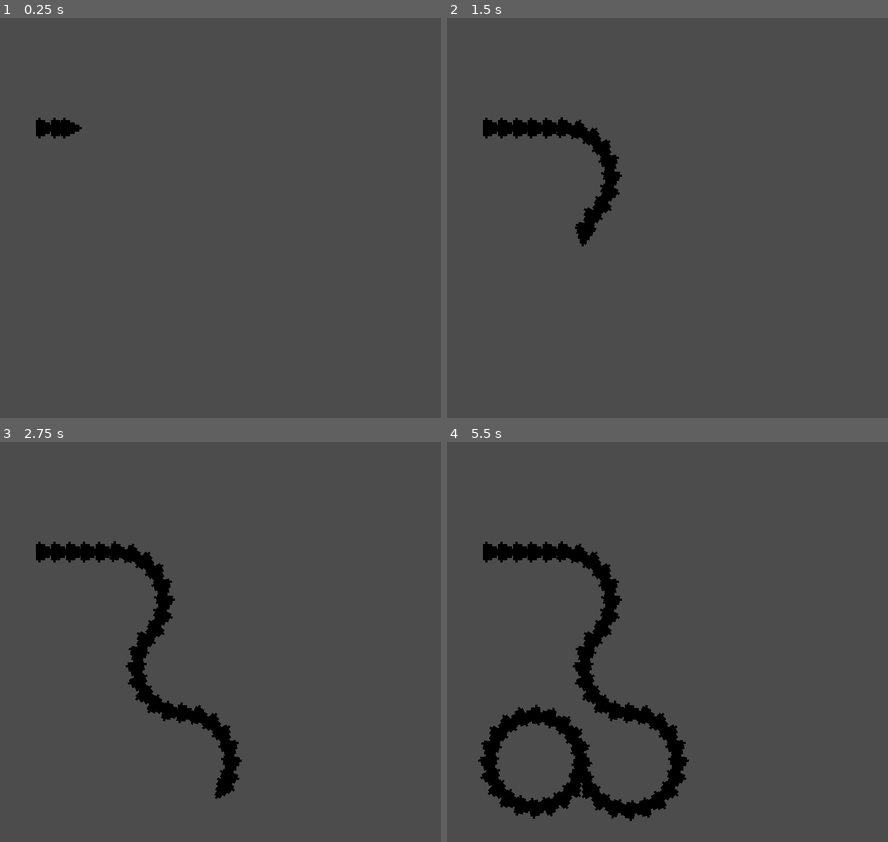
Above: before the commit, frames 1-4 (two rows, left to right).
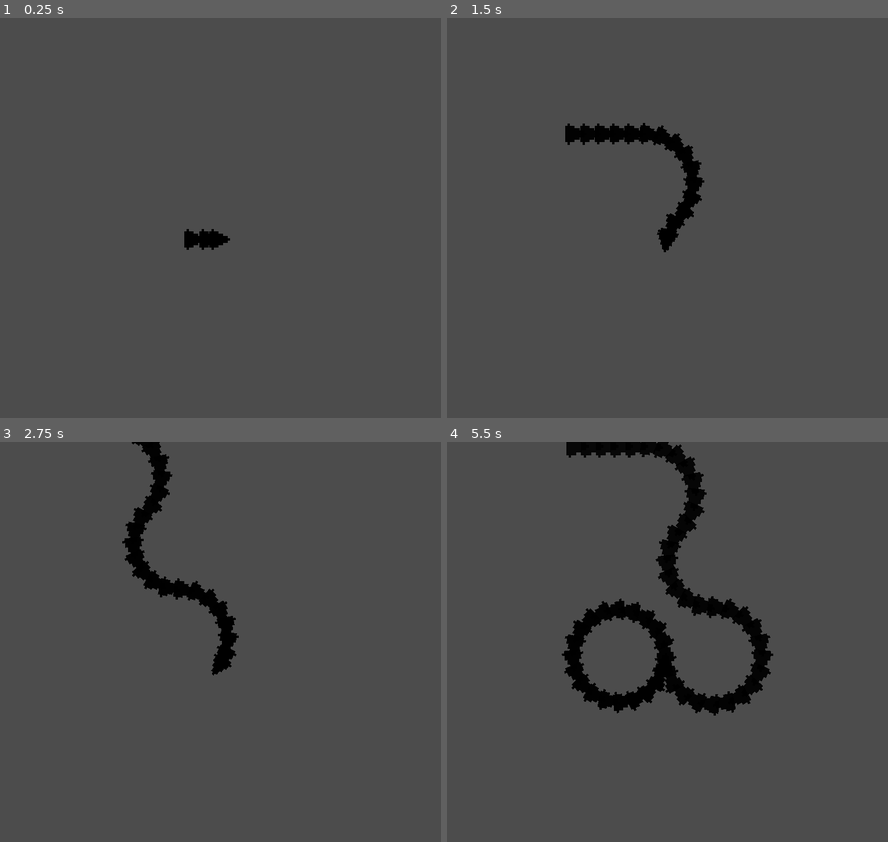
Above: after the commit, the same moments.

Repository: mark-chimes/rootsnake
Game: Godot game, scene res://main.tscn
The game is run twice, just before and just after one commit, with the same random seed, the same clock (stepped at 60 frames per second) and the same inputs.
Inputs:
- Up to frame 1 (0.25 s): no input
- Up to frame 2 (1.5 s): hold Right (right) 0.53-1.28 s; hold Left (left) from 1.28 s (still down)
- Up to frame 3 (2.75 s): release Left (left) at 2.03 s; hold Right (right) from 2.03 s (still down)
- Up to frame 4 (5.5 s): release Right (right) at 3.53 s; hold Left (left) from 3.53 s (still down)

The runs differ from the first frame. In frame 1, 0.7% of the frame differs, in the area x 8-53%, y 24-58%; in frame 2, 3.4%; in frame 3, 5.3%; in frame 4, 13%, in the area x 7-74%, y 0-95%.

Commit message:
Snake leaves trail

Diff:
--- a/main.tscn
+++ b/main.tscn
@@ -12,14 +12,12 @@
 script = ExtResource( 5 )
 
 [node name="snakehead" type="Node2D" parent="."]
-position = Vector2( 16, 48 )
 script = ExtResource( 1 )
 
 [node name="Sprite" type="Sprite" parent="snakehead"]
 texture = ExtResource( 2 )
 
-[node name="Camera2D" type="Camera2D" parent="."]
-anchor_mode = 0
+[node name="Camera2D" type="Camera2D" parent="snakehead"]
 current = true
 zoom = Vector2( 0.25, 0.25 )
 
--- a/snakehead.gd
+++ b/snakehead.gd
@@ -32,7 +32,7 @@
 	elif angle < 0:
 		angle += 360
 
-	rotation_degrees = angle
+	$Sprite.rotation_degrees = angle
 
 func _physics_process(delta):
 	position += Vector2(1, 0).rotated(deg2rad(angle)) * VEL * delta
--- a/trail.gd
+++ b/trail.gd
@@ -10,7 +10,6 @@
 
 func _physics_process(delta):
 	timer += delta
-
 	if timer >= SPAWN_TIME:
 		timer = 0
 		spawn_piece()
@@ -19,5 +18,5 @@
 	var snakehead = get_parent().get_node("snakehead")
 	var trail_piece = trail_piece_res.instance()
 	trail_piece.position = snakehead.position
-	trail_piece.rotation_degrees = snakehead.rotation_degrees
+	trail_piece.rotation_degrees = snakehead.get_node("Sprite").rotation_degrees
 	add_child(trail_piece)
--- /dev/null
+++ b/trailpiece.gd
@@ -0,0 +1,27 @@
+extends Node2D
+
+
+const LIFETIME = 60.0
+var countdown = LIFETIME
+
+var growth_time = 0.0
+const GROWTH_TIME = 10.0
+const GROWTH_ADD = 1.0
+
+# Called when the node enters the scene tree for the first time.
+func _ready():
+	pass # Replace with function body.
+
+func _process(delta):
+	countdown -= delta
+	if countdown <= 0:
+		queue_free()
+
+	if growth_time < GROWTH_TIME:
+		growth_time += delta
+	else:
+		growth_time = GROWTH_TIME
+
+	var size = 1.0 + GROWTH_ADD * growth_time/LIFETIME
+	$Sprite.scale = Vector2(size,size)
+	$Sprite.modulate = Color(1,1,1,countdown / LIFETIME)
--- a/trailpiece.tscn
+++ b/trailpiece.tscn
@@ -1,8 +1,10 @@
-[gd_scene load_steps=2 format=2]
+[gd_scene load_steps=3 format=2]
 
 [ext_resource path="res://sprites/triangle.png" type="Texture" id=1]
+[ext_resource path="res://trailpiece.gd" type="Script" id=2]
 
 [node name="trailpiece" type="Node2D"]
+script = ExtResource( 2 )
 
 [node name="Sprite" type="Sprite" parent="."]
 texture = ExtResource( 1 )
